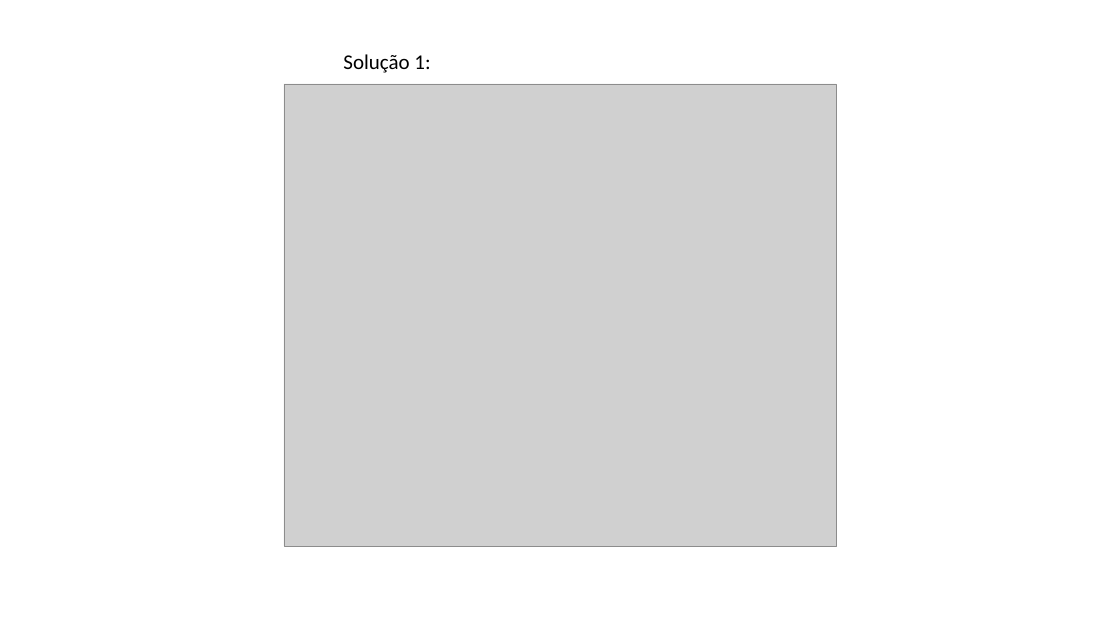
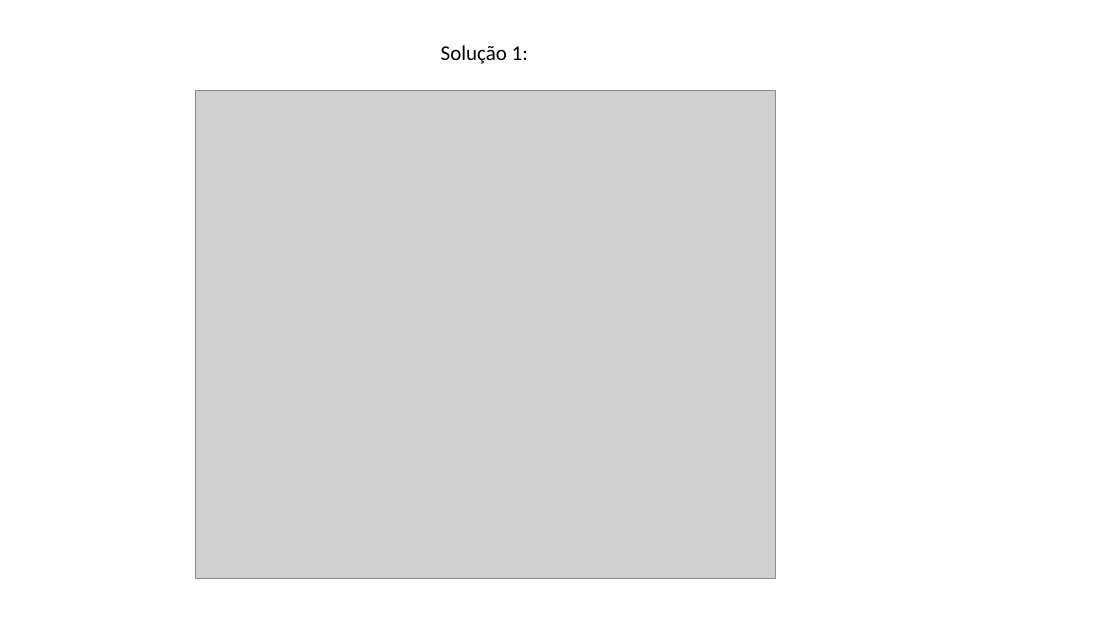
Before and after one commit to jharbes/SISTEMAS-EMBARCADOS-I, a slide deck: slide 3 of Aula 04/Portão de Garagem/Portão de Garagem.pptx. Drawn at 1120x630 pixels with LibreOffice and Linux fonts; fonts in the diff are those of the drawing; grey boxes stand for pictures. Boxes give left, top, right and bottom in pixels: in the first picture for what was removed or moved away, otherwise in the second. Text is boxed around its words. In the diff, an @@ line names an element or a change of style, - is before the commit and + after.

```diff
--- a/Aula 04/Portão de Garagem/Portão de Garagem.pptx
+++ b/Aula 04/Portão de Garagem/Portão de Garagem.pptx
@@ text "Solução 1:": place and size @@
-text "Solução 1:" at [343,54,430,73]
+text "Solução 1:" at [441,45,528,64]
@@ picture: place and size @@
-picture at [284,84,836,546]
+picture at [195,91,776,578]
```
Also in this commit, not shown: 13 other files.
